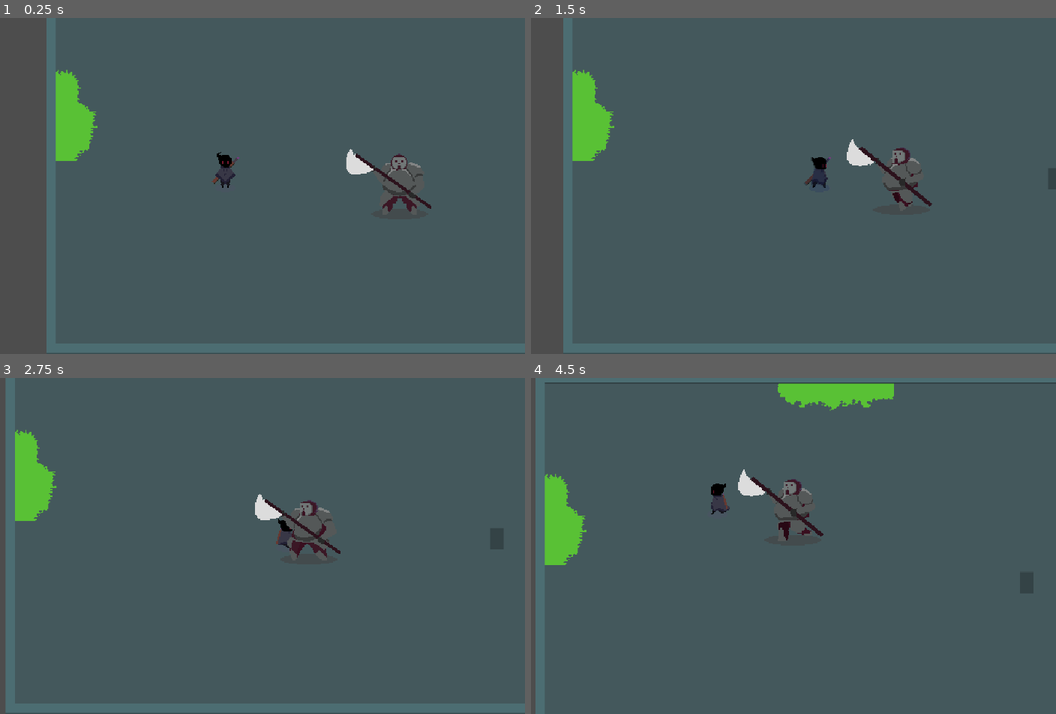
Above: before the commit, frames 1-4 (two rows, left to right).
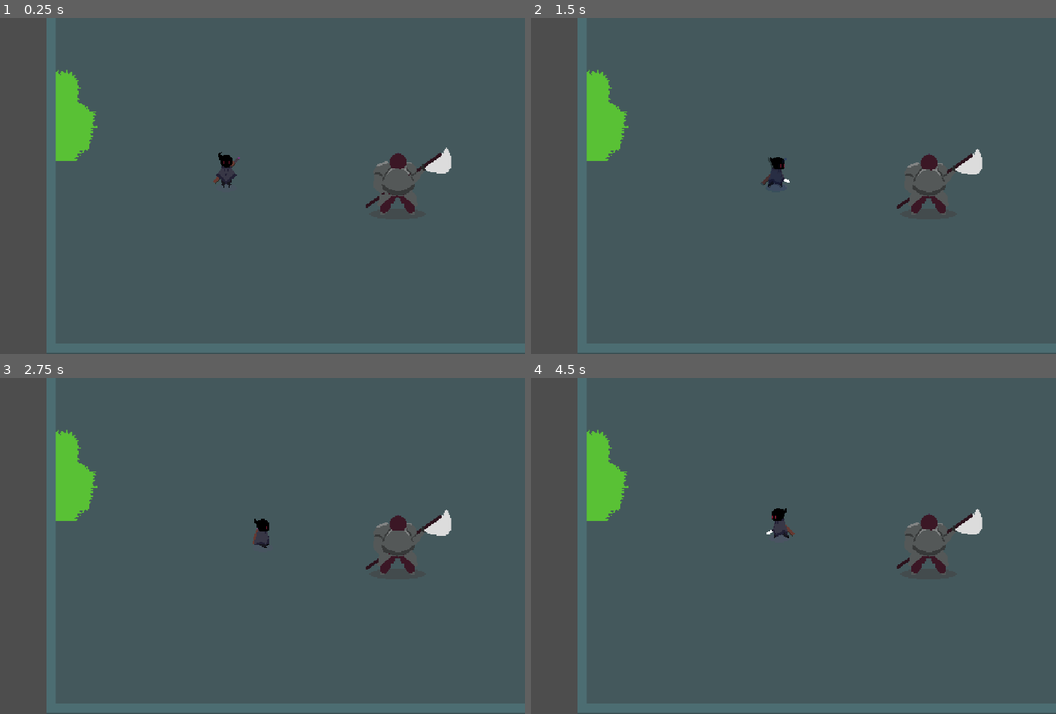
Above: after the commit, the same moments.

Repository: OpaaL1/shadow_gate_rpg
Game: Godot game, scene res://Scene/world.tscn
The game is run twice, just before and just after one commit, with the same random seed, the same clock (stepped at 60 frames per second) and the same inputs. This scene is started directly instead of the project's main scene.
Inputs (mouse positions are in pixels of both pictures, inside the frame that each line leads up to):
- Up to frame 1 (0.25 s): no input
- Up to frame 2 (1.5 s): move the mouse to (888, 169) at 0.52 s; hold D (ui_right) 0.53-1.28 s; click (888, 169) at 0.6 s; move the mouse to (636, 202) at 1.27 s; hold Space (ui_text_backspace) from 1.28 s (still down); click (636, 202) at 1.35 s
- Up to frame 3 (2.75 s): move the mouse to (283, 472) at 2.02 s; release Space (ui_text_backspace) at 2.03 s; hold D (ui_right) from 2.03 s (still down); click (283, 472) at 2.1 s
- Up to frame 4 (4.5 s): move the mouse to (725, 613) at 2.77 s; release D (ui_right) at 2.78 s; hold W (ui_up) 2.78-3.53 s; click (725, 613) at 2.85 s; move the mouse to (935, 596) at 3.52 s; hold A (ui_left) from 3.53 s (still down); click (935, 596) at 3.6 s; move the mouse to (578, 495) at 4.27 s; click (578, 495) at 4.35 s

The runs differ from the first frame. In frame 1, 1.1% of the frame differs, in the area x 40-86%, y 38-59%; in frame 2, 5.1%; in frame 3, 6.7%; in frame 4, 8.2%, in the area x 0-100%, y 0-100%.

Commit message:
Menambahkan combat system

Diff:
--- a/Scene/big_k.tscn
+++ b/Scene/big_k.tscn
@@ -335,6 +335,9 @@
 
 [sub_resource type="CapsuleShape2D" id="CapsuleShape2D_tuaxy"]
 radius = 15.0
+
+[sub_resource type="CircleShape2D" id="CircleShape2D_c88qe"]
+radius = 17.029387
 
 [node name="BigK" type="CharacterBody2D"]
 position = Vector2(-1, 0)
@@ -345,18 +348,25 @@
 sprite_frames = SubResource("SpriteFrames_1xukw")
 animation = &"idle_front"
 
-[node name="Area2D" type="Area2D" parent="."]
+[node name="detection_area" type="Area2D" parent="."]
 position = Vector2(116, 98)
-collision_layer = 2
-collision_mask = 2
-
-[node name="CollisionShape2D" type="CollisionShape2D" parent="Area2D"]
+collision_layer = 0
+
+[node name="CollisionShape2D" type="CollisionShape2D" parent="detection_area"]
 position = Vector2(-115, -114)
 shape = SubResource("CircleShape2D_sthbc")
 
-[node name="CollisionShape2D" type="CollisionShape2D" parent="."]
+[node name="fisik" type="CollisionShape2D" parent="."]
 position = Vector2(1, -16)
 shape = SubResource("CapsuleShape2D_tuaxy")
 
-[connection signal="body_entered" from="Area2D" to="." method="_on_area_2d_body_entered"]
-[connection signal="body_exited" from="Area2D" to="." method="_on_area_2d_body_exited"]
+[node name="hurtbox" type="Area2D" parent="."]
+collision_layer = 2
+collision_mask = 0
+
+[node name="CollisionShape2D" type="CollisionShape2D" parent="hurtbox"]
+position = Vector2(1, -17)
+shape = SubResource("CircleShape2D_c88qe")
+
+[connection signal="body_entered" from="detection_area" to="." method="_on_area_2d_body_entered"]
+[connection signal="body_exited" from="detection_area" to="." method="_on_area_2d_body_exited"]
--- a/Scene/player.tscn
+++ b/Scene/player.tscn
@@ -1,8 +1,33 @@
-[gd_scene load_steps=40 format=3 uid="uid://bsrr8yqfhvut7"]
+[gd_scene load_steps=66 format=3 uid="uid://bsrr8yqfhvut7"]
 
 [ext_resource type="Script" uid="uid://cqjxvm74j8qc0" path="res://Script/player.gd" id="1_y8w33"]
+[ext_resource type="Texture2D" uid="uid://cnsmdw7oqtmas" path="res://Bahan/character attack-Sheet.png" id="2_58ae2"]
 [ext_resource type="Texture2D" uid="uid://bjp1a27oj2v4f" path="res://Bahan/Adventure-Sheet.png" id="2_xa75v"]
 
+[sub_resource type="AtlasTexture" id="AtlasTexture_xa75v"]
+atlas = ExtResource("2_58ae2")
+region = Rect2(0, 0, 128, 128)
+
+[sub_resource type="AtlasTexture" id="AtlasTexture_71nu8"]
+atlas = ExtResource("2_58ae2")
+region = Rect2(128, 0, 128, 128)
+
+[sub_resource type="AtlasTexture" id="AtlasTexture_dfe5c"]
+atlas = ExtResource("2_58ae2")
+region = Rect2(256, 0, 128, 128)
+
+[sub_resource type="AtlasTexture" id="AtlasTexture_8wn1n"]
+atlas = ExtResource("2_58ae2")
+region = Rect2(384, 0, 128, 128)
+
+[sub_resource type="AtlasTexture" id="AtlasTexture_fm374"]
+atlas = ExtResource("2_58ae2")
+region = Rect2(512, 0, 128, 128)
+
+[sub_resource type="AtlasTexture" id="AtlasTexture_btgjo"]
+atlas = ExtResource("2_58ae2")
+region = Rect2(0, 128, 128, 128)
+
 [sub_resource type="AtlasTexture" id="AtlasTexture_58ae2"]
 atlas = ExtResource("2_xa75v")
 region = Rect2(0, 0, 64, 64)
@@ -142,11 +167,82 @@
 [sub_resource type="AtlasTexture" id="AtlasTexture_cvqm3"]
 atlas = ExtResource("2_xa75v")
 region = Rect2(256, 192, 64, 64)
+
+[sub_resource type="AtlasTexture" id="AtlasTexture_j4me7"]
+atlas = ExtResource("2_58ae2")
+region = Rect2(256, 256, 128, 128)
+
+[sub_resource type="AtlasTexture" id="AtlasTexture_m38ty"]
+atlas = ExtResource("2_58ae2")
+region = Rect2(384, 256, 128, 128)
+
+[sub_resource type="AtlasTexture" id="AtlasTexture_q3k0r"]
+atlas = ExtResource("2_58ae2")
+region = Rect2(512, 256, 128, 128)
+
+[sub_resource type="AtlasTexture" id="AtlasTexture_enslk"]
+atlas = ExtResource("2_58ae2")
+region = Rect2(0, 384, 128, 128)
+
+[sub_resource type="AtlasTexture" id="AtlasTexture_tmdkp"]
+atlas = ExtResource("2_58ae2")
+region = Rect2(128, 384, 128, 128)
+
+[sub_resource type="AtlasTexture" id="AtlasTexture_gklq8"]
+atlas = ExtResource("2_58ae2")
+region = Rect2(256, 384, 128, 128)
+
+[sub_resource type="AtlasTexture" id="AtlasTexture_nohji"]
+atlas = ExtResource("2_58ae2")
+region = Rect2(128, 128, 128, 128)
+
+[sub_resource type="AtlasTexture" id="AtlasTexture_xmvmh"]
+atlas = ExtResource("2_58ae2")
+region = Rect2(256, 128, 128, 128)
+
+[sub_resource type="AtlasTexture" id="AtlasTexture_e740p"]
+atlas = ExtResource("2_58ae2")
+region = Rect2(384, 128, 128, 128)
+
+[sub_resource type="AtlasTexture" id="AtlasTexture_xsqt2"]
+atlas = ExtResource("2_58ae2")
+region = Rect2(512, 128, 128, 128)
+
+[sub_resource type="AtlasTexture" id="AtlasTexture_ti1um"]
+atlas = ExtResource("2_58ae2")
+region = Rect2(0, 256, 128, 128)
+
+[sub_resource type="AtlasTexture" id="AtlasTexture_by05o"]
+atlas = ExtResource("2_58ae2")
+region = Rect2(128, 256, 128, 128)
 
 [sub_resource type="SpriteFrames" id="SpriteFrames_71nu8"]
 animations = [{
 "frames": [{
 "duration": 1.0,
+"texture": SubResource("AtlasTexture_xa75v")
+}, {
+"duration": 1.0,
+"texture": SubResource("AtlasTexture_71nu8")
+}, {
+"duration": 1.0,
+"texture": SubResource("AtlasTexture_dfe5c")
+}, {
+"duration": 1.0,
+"texture": SubResource("AtlasTexture_8wn1n")
+}, {
+"duration": 1.0,
+"texture": SubResource("AtlasTexture_fm374")
+}, {
+"duration": 1.0,
+"texture": SubResource("AtlasTexture_btgjo")
+}],
+"loop": true,
+"name": &"down_attack",
+"speed": 9.0
+}, {
+"frames": [{
+"duration": 1.0,
 "texture": SubResource("AtlasTexture_58ae2")
 }, {
 "duration": 1.0,
@@ -279,21 +375,381 @@
 "loop": true,
 "name": &"run_up",
 "speed": 9.0
+}, {
+"frames": [{
+"duration": 1.0,
+"texture": SubResource("AtlasTexture_j4me7")
+}, {
+"duration": 1.0,
+"texture": SubResource("AtlasTexture_m38ty")
+}, {
+"duration": 1.0,
+"texture": SubResource("AtlasTexture_q3k0r")
+}, {
+"duration": 1.0,
+"texture": SubResource("AtlasTexture_enslk")
+}, {
+"duration": 1.0,
+"texture": SubResource("AtlasTexture_tmdkp")
+}, {
+"duration": 1.0,
+"texture": SubResource("AtlasTexture_gklq8")
+}],
+"loop": true,
+"name": &"side_attack",
+"speed": 9.0
+}, {
+"frames": [{
+"duration": 1.0,
+"texture": SubResource("AtlasTexture_nohji")
+}, {
+"duration": 1.0,
+"texture": SubResource("AtlasTexture_xmvmh")
+}, {
+"duration": 1.0,
+"texture": SubResource("AtlasTexture_e740p")
+}, {
+"duration": 1.0,
+"texture": SubResource("AtlasTexture_xsqt2")
+}, {
+"duration": 1.0,
+"texture": SubResource("AtlasTexture_ti1um")
+}, {
+"duration": 1.0,
+"texture": SubResource("AtlasTexture_by05o")
+}],
+"loop": true,
+"name": &"up_attack",
+"speed": 9.0
 }]
+
+[sub_resource type="CircleShape2D" id="CircleShape2D_xa75v"]
+radius = 22.022715
 
 [sub_resource type="CapsuleShape2D" id="CapsuleShape2D_y8w33"]
 radius = 6.0
 height = 12.0
 
+[sub_resource type="Animation" id="Animation_58ae2"]
+length = 0.001
+tracks/0/type = "value"
+tracks/0/imported = false
+tracks/0/enabled = true
+tracks/0/path = NodePath("AnimatedSprite2D:frame")
+tracks/0/interp = 1
+tracks/0/loop_wrap = true
+tracks/0/keys = {
+"times": PackedFloat32Array(0),
+"transitions": PackedFloat32Array(1),
+"update": 1,
+"values": [0]
+}
+tracks/1/type = "value"
+tracks/1/imported = false
+tracks/1/enabled = true
+tracks/1/path = NodePath("AnimatedSprite2D/SwordHit/CollisionShape2D:disabled")
+tracks/1/interp = 1
+tracks/1/loop_wrap = true
+tracks/1/keys = {
+"times": PackedFloat32Array(0),
+"transitions": PackedFloat32Array(1),
+"update": 1,
+"values": [true]
+}
+tracks/2/type = "value"
+tracks/2/imported = false
+tracks/2/enabled = true
+tracks/2/path = NodePath("AnimatedSprite2D:animation")
+tracks/2/interp = 1
+tracks/2/loop_wrap = true
+tracks/2/keys = {
+"times": PackedFloat32Array(0),
+"transitions": PackedFloat32Array(1),
+"update": 1,
+"values": [&"up_attack"]
+}
+tracks/3/type = "value"
+tracks/3/imported = false
+tracks/3/enabled = true
+tracks/3/path = NodePath("AnimatedSprite2D/SwordHit/CollisionShape2D:position")
+tracks/3/interp = 1
+tracks/3/loop_wrap = true
+tracks/3/keys = {
+"times": PackedFloat32Array(0),
+"transitions": PackedFloat32Array(1),
+"update": 0,
+"values": [Vector2(20, -1)]
+}
+tracks/4/type = "value"
+tracks/4/imported = false
+tracks/4/enabled = true
+tracks/4/path = NodePath("AnimatedSprite2D:flip_h")
+tracks/4/interp = 1
+tracks/4/loop_wrap = true
+tracks/4/keys = {
+"times": PackedFloat32Array(0),
+"transitions": PackedFloat32Array(1),
+"update": 1,
+"values": [false]
+}
+
+[sub_resource type="Animation" id="Animation_xa75v"]
+resource_name = "up_attack"
+length = 0.7
+tracks/0/type = "value"
+tracks/0/imported = false
+tracks/0/enabled = true
+tracks/0/path = NodePath("AnimatedSprite2D:animation")
+tracks/0/interp = 1
+tracks/0/loop_wrap = true
+tracks/0/keys = {
+"times": PackedFloat32Array(0),
+"transitions": PackedFloat32Array(1),
+"update": 1,
+"values": [&"up_attack"]
+}
+tracks/1/type = "value"
+tracks/1/imported = false
+tracks/1/enabled = true
+tracks/1/path = NodePath("AnimatedSprite2D:frame")
+tracks/1/interp = 1
+tracks/1/loop_wrap = true
+tracks/1/keys = {
+"times": PackedFloat32Array(0, 0.11, 0.23, 0.36, 0.5, 0.63),
+"transitions": PackedFloat32Array(1, 1, 1, 1, 1, 1),
+"update": 1,
+"values": [0, 1, 2, 3, 4, 5]
+}
+tracks/2/type = "value"
+tracks/2/imported = false
+tracks/2/enabled = true
+tracks/2/path = NodePath("AnimatedSprite2D/SwordHit/CollisionShape2D:disabled")
+tracks/2/interp = 1
+tracks/2/loop_wrap = true
+tracks/2/keys = {
+"times": PackedFloat32Array(0, 0.23333333, 0.5012523),
+"transitions": PackedFloat32Array(1, 1, 1),
+"update": 1,
+"values": [true, false, true]
+}
+tracks/3/type = "value"
+tracks/3/imported = false
+tracks/3/enabled = true
+tracks/3/path = NodePath("AnimatedSprite2D/SwordHit/CollisionShape2D:position")
+tracks/3/interp = 1
+tracks/3/loop_wrap = true
+tracks/3/keys = {
+"times": PackedFloat32Array(0),
+"transitions": PackedFloat32Array(1),
+"update": 0,
+"values": [Vector2(-2, -18)]
+}
+
+[sub_resource type="Animation" id="Animation_ivevv"]
+resource_name = "down_attack"
+length = 0.6
+tracks/0/type = "value"
+tracks/0/imported = false
+tracks/0/enabled = true
+tracks/0/path = NodePath("AnimatedSprite2D:animation")
+tracks/0/interp = 1
+tracks/0/loop_wrap = true
+tracks/0/keys = {
+"times": PackedFloat32Array(0),
+"transitions": PackedFloat32Array(1),
+"update": 1,
+"values": [&"down_attack"]
+}
+tracks/1/type = "value"
+tracks/1/imported = false
+tracks/1/enabled = true
+tracks/1/path = NodePath("AnimatedSprite2D:frame")
+tracks/1/interp = 1
+tracks/1/loop_wrap = true
+tracks/1/keys = {
+"times": PackedFloat32Array(0, 0.1, 0.2, 0.3, 0.4, 0.5),
+"transitions": PackedFloat32Array(1, 1, 1, 1, 1, 1),
+"update": 1,
+"values": [0, 1, 2, 3, 4, 5]
+}
+tracks/2/type = "value"
+tracks/2/imported = false
+tracks/2/enabled = true
+tracks/2/path = NodePath("AnimatedSprite2D/SwordHit/CollisionShape2D:disabled")
+tracks/2/interp = 1
+tracks/2/loop_wrap = true
+tracks/2/keys = {
+"times": PackedFloat32Array(0, 0.20574266, 0.39359465),
+"transitions": PackedFloat32Array(1, 1, 1),
+"update": 1,
+"values": [true, false, true]
+}
+tracks/3/type = "value"
+tracks/3/imported = false
+tracks/3/enabled = true
+tracks/3/path = NodePath("AnimatedSprite2D/SwordHit/CollisionShape2D:position")
+tracks/3/interp = 1
+tracks/3/loop_wrap = true
+tracks/3/keys = {
+"times": PackedFloat32Array(0),
+"transitions": PackedFloat32Array(1),
+"update": 0,
+"values": [Vector2(2, 15)]
+}
+
+[sub_resource type="Animation" id="Animation_r6jsd"]
+resource_name = "side_attack"
+length = 0.55
+tracks/0/type = "value"
+tracks/0/imported = false
+tracks/0/enabled = true
+tracks/0/path = NodePath("AnimatedSprite2D:animation")
+tracks/0/interp = 1
+tracks/0/loop_wrap = true
+tracks/0/keys = {
+"times": PackedFloat32Array(0),
+"transitions": PackedFloat32Array(1),
+"update": 1,
+"values": [&"side_attack"]
+}
+tracks/1/type = "value"
+tracks/1/imported = false
+tracks/1/enabled = true
+tracks/1/path = NodePath("AnimatedSprite2D:frame")
+tracks/1/interp = 1
+tracks/1/loop_wrap = true
+tracks/1/keys = {
+"times": PackedFloat32Array(0, 0.1, 0.2, 0.3, 0.4, 0.5),
+"transitions": PackedFloat32Array(1, 1, 1, 1, 1, 1),
+"update": 1,
+"values": [0, 1, 2, 3, 4, 5]
+}
+tracks/2/type = "value"
+tracks/2/imported = false
+tracks/2/enabled = true
+tracks/2/path = NodePath("AnimatedSprite2D/SwordHit/CollisionShape2D:position")
+tracks/2/interp = 1
+tracks/2/loop_wrap = true
+tracks/2/keys = {
+"times": PackedFloat32Array(0),
+"transitions": PackedFloat32Array(1),
+"update": 0,
+"values": [Vector2(20, -1)]
+}
+tracks/3/type = "value"
+tracks/3/imported = false
+tracks/3/enabled = true
+tracks/3/path = NodePath("AnimatedSprite2D/SwordHit/CollisionShape2D:disabled")
+tracks/3/interp = 1
+tracks/3/loop_wrap = true
+tracks/3/keys = {
+"times": PackedFloat32Array(0, 0.20325449, 0.29926413),
+"transitions": PackedFloat32Array(1, 1, 1),
+"update": 1,
+"values": [true, false, true]
+}
+tracks/4/type = "value"
+tracks/4/imported = false
+tracks/4/enabled = true
+tracks/4/path = NodePath("AnimatedSprite2D:flip_h")
+tracks/4/interp = 1
+tracks/4/loop_wrap = true
+tracks/4/keys = {
+"times": PackedFloat32Array(0),
+"transitions": PackedFloat32Array(1),
+"update": 1,
+"values": [false]
+}
+
+[sub_resource type="Animation" id="Animation_p6qlh"]
+resource_name = "side_attack_left"
+length = 0.6
+tracks/0/type = "value"
+tracks/0/imported = false
+tracks/0/enabled = true
+tracks/0/path = NodePath("AnimatedSprite2D:animation")
+tracks/0/interp = 1
+tracks/0/loop_wrap = true
+tracks/0/keys = {
+"times": PackedFloat32Array(0),
+"transitions": PackedFloat32Array(1),
+"update": 1,
+"values": [&"side_attack"]
+}
+tracks/1/type = "value"
+tracks/1/imported = false
+tracks/1/enabled = true
+tracks/1/path = NodePath("AnimatedSprite2D:frame")
+tracks/1/interp = 1
+tracks/1/loop_wrap = true
+tracks/1/keys = {
+"times": PackedFloat32Array(0, 0.1, 0.2, 0.3, 0.4, 0.5),
+"transitions": PackedFloat32Array(1, 1, 1, 1, 1, 1),
+"update": 1,
+"values": [0, 1, 2, 3, 4, 5]
+}
+tracks/2/type = "value"
+tracks/2/imported = false
+tracks/2/enabled = true
+tracks/2/path = NodePath("AnimatedSprite2D:flip_h")
+tracks/2/interp = 1
+tracks/2/loop_wrap = true
+tracks/2/keys = {
+"times": PackedFloat32Array(0),
+"transitions": PackedFloat32Array(1),
+"update": 1,
+"values": [true]
+}
+tracks/3/type = "value"
+tracks/3/imported = false
+tracks/3/enabled = true
+tracks/3/path = NodePath("AnimatedSprite2D/SwordHit/CollisionShape2D:disabled")
+tracks/3/interp = 1
+tracks/3/loop_wrap = true
+tracks/3/keys = {
+"times": PackedFloat32Array(0, 0.2, 0.3),
+"transitions": PackedFloat32Array(1, 1, 1),
+"update": 1,
+"values": [true, false, true]
+}
+tracks/4/type = "value"
+tracks/4/imported = false
+tracks/4/enabled = true
+tracks/4/path = NodePath("AnimatedSprite2D/SwordHit/CollisionShape2D:position")
+tracks/4/interp = 1
+tracks/4/loop_wrap = true
+tracks/4/keys = {
+"times": PackedFloat32Array(0),
+"transitions": PackedFloat32Array(1),
+"update": 0,
+"values": [Vector2(-20, -1)]
+}
+
+[sub_resource type="AnimationLibrary" id="AnimationLibrary_58ae2"]
+_data = {
+&"RESET": SubResource("Animation_58ae2"),
+&"down_attack": SubResource("Animation_ivevv"),
+&"side_attack": SubResource("Animation_r6jsd"),
+&"side_attack_left": SubResource("Animation_p6qlh"),
+&"up_attack": SubResource("Animation_xa75v")
+}
+
 [node name="player" type="CharacterBody2D"]
 y_sort_enabled = true
-collision_layer = 3
 script = ExtResource("1_y8w33")
 
 [node name="AnimatedSprite2D" type="AnimatedSprite2D" parent="."]
-position = Vector2(0, -14)
+position = Vector2(1, -14)
 sprite_frames = SubResource("SpriteFrames_71nu8")
-animation = &"run_down"
+animation = &"up_attack"
+
+[node name="SwordHit" type="Area2D" parent="AnimatedSprite2D"]
+collision_mask = 2
+
+[node name="CollisionShape2D" type="CollisionShape2D" parent="AnimatedSprite2D/SwordHit"]
+position = Vector2(20, -1)
+shape = SubResource("CircleShape2D_xa75v")
+disabled = true
 
 [node name="CollisionShape2D" type="CollisionShape2D" parent="."]
 position = Vector2(0, -5)
@@ -309,3 +765,11 @@
 
 [node name="ghostTimer" type="Timer" parent="."]
 wait_time = 0.5
+
+[node name="AnimationPlayer" type="AnimationPlayer" parent="."]
+libraries = {
+&"": SubResource("AnimationLibrary_58ae2")
+}
+
+[connection signal="area_entered" from="AnimatedSprite2D/SwordHit" to="." method="_on_sword_hit_area_entered"]
+[connection signal="animation_finished" from="AnimationPlayer" to="." method="_on_animation_player_animation_finished"]
--- a/Script/big_k.gd
+++ b/Script/big_k.gd
@@ -3,6 +3,11 @@
 var chase_player = false
 var player = null
 var stopping_distance = 30
+
+@onready var animated_sprite_2d: AnimatedSprite2D = $AnimatedSprite2D
+#var hitbox
+var health = 150
+var is_dead = false
 
 func  _physics_process(delta: float) -> void:
     if chase_player and player:
@@ -19,6 +24,7 @@
     else:
         velocity = Vector2.ZERO # Pastikan berhenti saat tidak mengejar
         $AnimatedSprite2D.play("idle_front")
+
 
 func update_animation(dir: Vector2):
     if abs(dir.x) > abs(dir.y): # ceh arah lebih ke horizontal atau vertikal
@@ -49,3 +55,18 @@
 func _on_area_2d_body_exited(body: Node2D) -> void:
     player = null
     chase_player = false
+
+func enemy():
+    pass
+
+func take_damage(amount):
+    health -= amount
+    print("Darah musuh sisa: ", health)
+
+    if health <= 0:
+        die()
+
+func die():
+    is_dead = true
+    print("Musuh Mati!")
+    queue_free()
--- /dev/null
+++ b/Script/global.gd
@@ -0,0 +1,3 @@
+extends Node
+
+var player_current_attack = false
--- a/Script/player.gd
+++ b/Script/player.gd
@@ -6,6 +6,18 @@
 var is_dash = false
 var current_speed
 
+#var hitbox
+var health = 100
+var stamina = 100
+var player_alive = true
+
+#state serangan
+var attack_ip = false
+var can_attack = true
+
+@onready var anim_player = $AnimationPlayer
+@onready var animasi = $AnimatedSprite2D
+
 func _ready():
     $AnimatedSprite2D.play("idle_down")
 
@@ -13,8 +25,11 @@
         $dashTimer.timeout.connect(_on_dash_timer_timeout)
 
 func _physics_process(delta):
-    player_movement(delta)
-    dash()
+    if not attack_ip:
+        player_movement(delta)
+        dash()
+
+    attack()
 
 # function untuk menentukan arah player
 func player_movement(delta):
@@ -40,6 +55,7 @@
     else :
         play_anim(0)
 
+    #dash
     if is_dash:
         current_speed = dash_speed
     else:
@@ -58,25 +74,26 @@
         if movement == 1:
             animasi.play("run_side")
         elif movement == 0:
-            animasi.play("idle_side")
+
+                animasi.play("idle_side")
     elif posisi == "left":
         animasi.flip_h = true
         if movement == 1:
             animasi.play("run_side")
         elif movement == 0:
-            animasi.play("idle_side")
+                animasi.play("idle_side")
     elif posisi == "down":
         animasi.flip_h = false
         if movement == 1:
             animasi.play("run_down")
         elif movement == 0:
-            animasi.play("idle_down")
+                animasi.play("idle_down")
     elif posisi == "up":
         animasi.flip_h = false
         if movement == 1:
             animasi.play("run_up")
         elif movement == 0:
-            animasi.play("idle_up")
+                animasi.play("idle_up")
 
 #function untuk membuat dash-effect
 func dash():
@@ -101,3 +118,41 @@
     ghost.flip_h = $AnimatedSprite2D.flip_h
 
     get_tree().root.add_child(ghost)
+
+#function sword
+func _on_sword_hit_area_entered(area: Area2D) -> void:
+    var victim = area
+    victim = area.get_parent()
+    print("Pedang menyentuh sesuatu: ", area.name)
+
+    if victim.has_method("take_damage"):
+        victim.take_damage(20)
+        print("Musuh kena tebas")
+
+func attack():
+    var posisi = posisi_awal
+
+    if Input.is_action_just_pressed("attack"):
+        attack_ip = true
+        can_attack = false
+
+        if posisi == "up":
+            animasi.flip_h = false
+            anim_player.play("up_attack")
+        elif posisi == "down":
+            animasi.flip_h = false
+            anim_player.play("down_attack")
+        elif posisi == "right":
+            animasi.flip_h = false
+            anim_player.play("side_attack")
+        elif posisi == "left":
+            animasi.flip_h = true
+            anim_player.play("side_attack_left")
+
+        stamina -= 10
+        print("Stamina sisa : ", stamina)
+
+func _on_animation_player_animation_finished(anim_name: StringName) -> void:
+    if "attack" in anim_name:
+        attack_ip = false
+        can_attack = true
--- a/project.godot
+++ b/project.godot
@@ -15,6 +15,10 @@
 config/features=PackedStringArray("4.5", "Forward Plus")
 config/icon="res://icon.svg"
 
+[autoload]
+
+Global="*res://Script/global.gd"
+
 [display]
 
 window/stretch/scale=2.0
@@ -226,6 +230,11 @@
 "deadzone": 0.5,
 "events": []
 }
+attack={
+"deadzone": 0.2,
+"events": [Object(InputEventMouseButton,"resource_local_to_scene":false,"resource_name":"","device":-1,"window_id":0,"alt_pressed":false,"shift_pressed":false,"ctrl_pressed":false,"meta_pressed":false,"button_mask":0,"position":Vector2(0, 0),"global_position":Vector2(0, 0),"factor":1.0,"button_index":1,"canceled":false,"pressed":false,"double_click":false,"script":null)
+]
+}
 
 [rendering]
 
Binary file added: Bahan/character attack-Sheet.png
Not shown, added: Bahan/character attack-Sheet.png.import
Not shown: 1 places in Scene/big_k.tscn that only renumber resources
Not shown, added: Script/global.gd.uid
